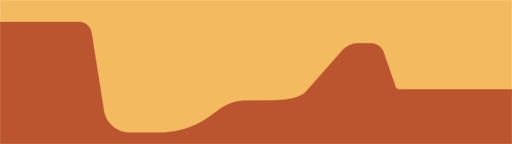
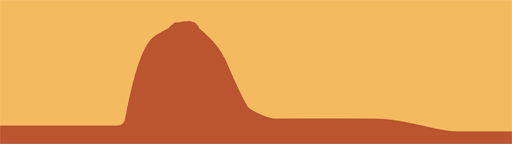
Layers edited between the first and the second 512 × 144 image:
removed group "Minimap" (2 layers) over [0, 0, 512, 144]
removed layer "Relleno de color 1" from group "Minimap" over [0, 21, 512, 144]
renamed "Capa 2" to "Minimapa", moved it out of group "Minimap", painted on it over [0, 0, 512, 144]
